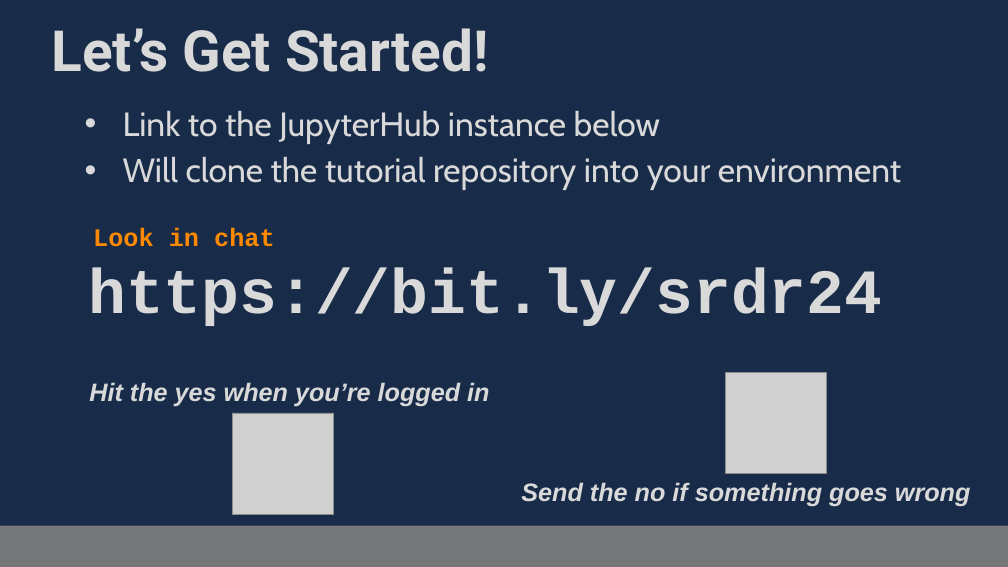
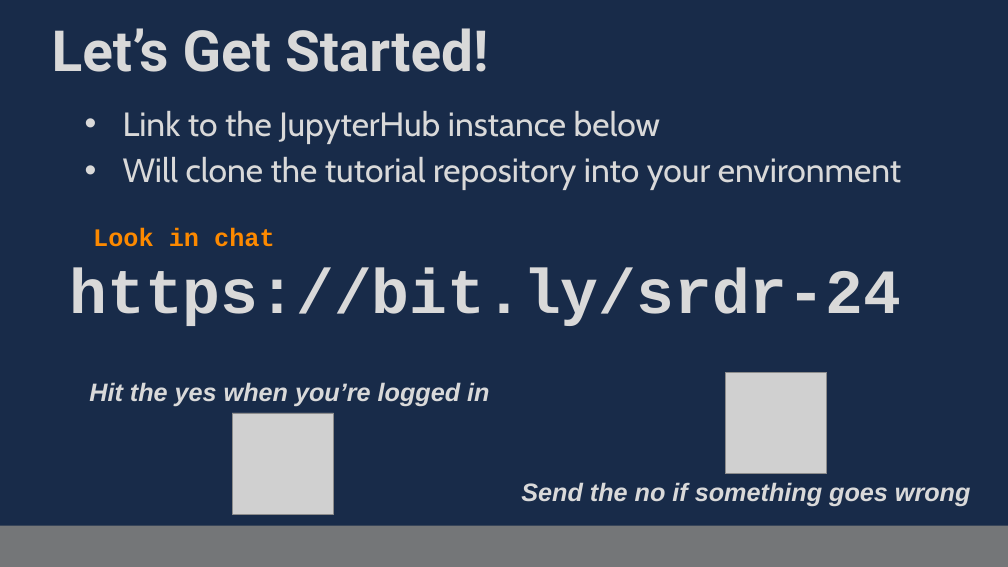
Before and after one commit to cheapandfair/cheapandfair-gateways-2024, a slide deck: slide 15 of presentations/CheapAndFAIRIntro.pptx. Drawn at 1008x567 pixels with LibreOffice and Linux fonts; fonts in the diff are those of the drawing; grey boxes stand for pictures; background and template pictures are left out. Boxes give left, top, right and bottom in pixels: in the first picture for what was removed or moved away, otherwise in the second. Text is boxed around its words. In the diff, an @@ line names an element or a change of style, - is before the commit and + after.

```diff
--- a/presentations/CheapAndFAIRIntro.pptx
+++ b/presentations/CheapAndFAIRIntro.pptx
@@ text at (x1=69, y1=268, x2=901, y2=326): text changed @@
-https://bit.ly/srdr24
+https://bit.ly/srdr-24
```
Also in this commit, not shown: 1 other file.
